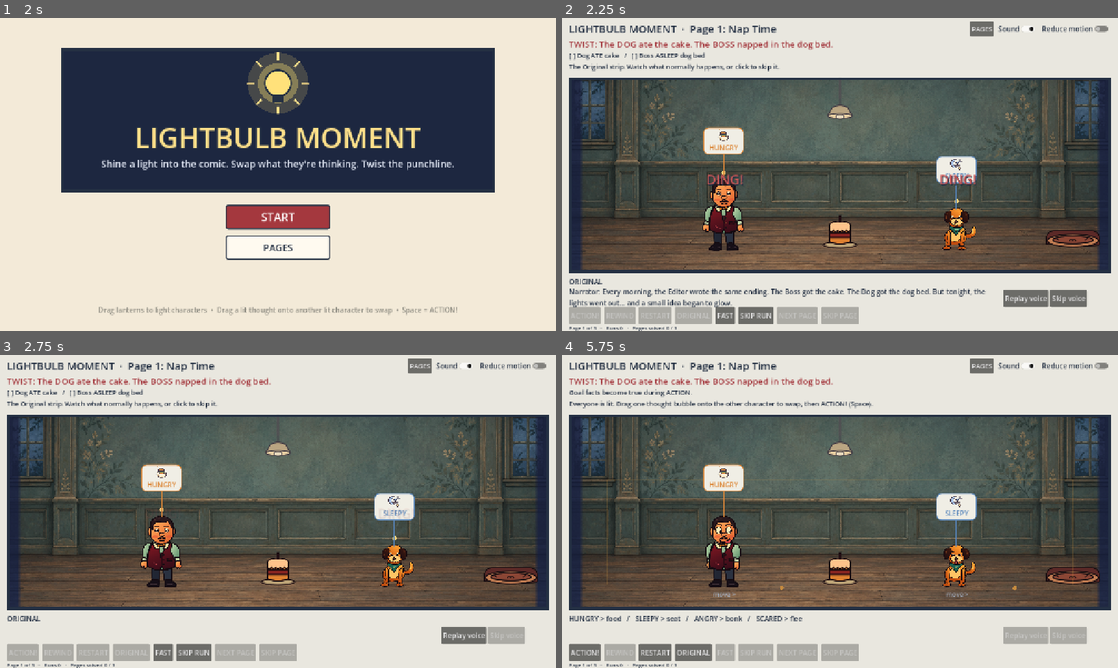
Above: before the commit, frames 1-4 (two rows, left to right).
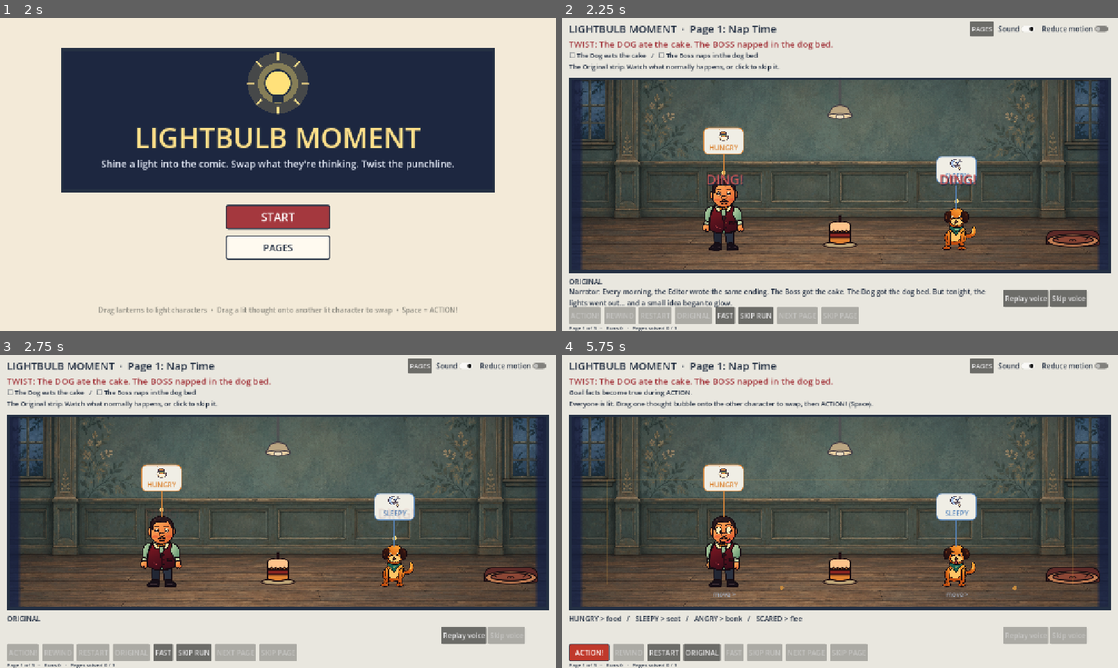
Above: after the commit, the same moments.

Repository: Ayush0098/TGCGameJam
Game: Godot game, scene res://scenes/main.tscn
Same seed, same stepped clock (60 frames per second), same inputs: the game is played once before the commit and once after it.
Inputs:
- Up to frame 1 (2 s): click "Start story" at 0.5 s; click "Start story" at 1.25 s
- Up to frame 2 (2.25 s): click "START" at 2 s
- Up to frame 3 (2.75 s): no input
- Up to frame 4 (5.75 s): click "Replay voice" at 2.75 s; click "Replay voice" at 3.5 s; click "Replay voice" at 4.25 s; click "SKIP RUN" at 5 s

Frame 1 is identical in both runs. In frame 2, 0.3% of the frame differs, in the area x 1-36%, y 10-14%; in frame 3, 0.3%; in frame 4, 1.2%, in the area x 1-55%, y 92-98%.

Commit message:
Add win/fail payoff and readable goal facts
- TWIST! stamp slams onto the twist panel with a shake and DING chord; failures
  get THE END...? plus a 'Still needed' list. Reduced motion skips the tweens.
- Goal facts read as sentences (GoalEvaluator.fact_text) with tick/cross marks.
- The next sensible action (ACTION!, NEXT PAGE or REWIND) is styled as primary.

Co-Authored-By: Claude Opus 5.5 (1M context) <noreply@anthropic.com>

Diff:
--- a/src/core/goal_evaluator.gd
+++ b/src/core/goal_evaluator.gd
@@ -116,3 +116,25 @@
 
 static func _object_name(id: String) -> String:
 	return id.replace("_", " ").to_lower()
+
+
+## Player-facing wording for one goal fact (goal card and result checklist).
+static func fact_text(fact: Dictionary) -> String:
+	var who := _character_name(str(fact.get("character", "")), true)
+	var what := _object_name(str(fact.get("object", "")))
+	match fact.get("type"):
+		"ATE":
+			return "%s eats the %s" % [who, what]
+		"ASLEEP":
+			return ("%s naps in the %s" % [who, what]) if fact.has("object") else "%s falls asleep" % who
+		"BONKED":
+			return "%s bonks %s" % [who, _character_name(str(fact.get("target", "")))]
+		"KO":
+			return "%s gets knocked out" % who
+		"EXITED":
+			return "%s runs out of the comic" % who
+		"UNEATEN":
+			return "Nobody eats the %s" % what
+		"ALL_ACTIVATED":
+			return "Everyone gets a bright idea"
+	return str(fact.get("type", ""))
--- a/src/game/main.gd
+++ b/src/game/main.gd
@@ -75,6 +75,9 @@
 var _pages_button: Button
 var _lanterns_useful := true
 var skipped: Dictionary = {}
+var _stamp: Label
+var _stamp_tween: Tween
+var _missing: Label
 const BEAT_SECONDS := 0.4
 const RECOVERY_SECONDS := 0.45
 const PHASE_TIME := {"DECIDE": 0.04, "MOVE": 0.26, "SWITCHES": 0.27, "BONKS": 0.31, "CLAIMS": 0.35}
@@ -201,6 +204,27 @@
 			_result_stage = view
 			_twist_caption = caption
 	_comparison.hide()
+	_stamp = _label("", 64)
+	_stamp.name = "Stamp"
+	_stamp.horizontal_alignment = HORIZONTAL_ALIGNMENT_CENTER
+	_stamp.vertical_alignment = VERTICAL_ALIGNMENT_CENTER
+	_stamp.size = Vector2(420, 96)
+	_stamp.position = Vector2(745, 168)
+	_stamp.pivot_offset = _stamp.size * 0.5
+	_stamp.add_theme_constant_override("outline_size", 12)
+	_stamp.z_index = 150
+	_stamp.hide()
+	_ui.add_child(_stamp)
+	_missing = _label("", 18)
+	_missing.name = "Missing"
+	_missing.horizontal_alignment = HORIZONTAL_ALIGNMENT_CENTER
+	_missing.position = Vector2(16, 462)
+	_missing.size = Vector2(1248, 56)
+	_missing.autowrap_mode = TextServer.AUTOWRAP_WORD_SMART
+	_missing.add_theme_color_override("font_color", Color("a4383e"))
+	_missing.z_index = 150
+	_missing.hide()
+	_ui.add_child(_missing)
 	_pop = _label("", 15)
 	_pop.hide()
 	_ui.add_child(_pop)
@@ -456,6 +480,7 @@
 	_result_stage.pose(_run.snapshots.back(), _run.plan, knowledge, false)
 	_stage.hide()
 	_comparison.show()
+	_show_payoff(result)
 	if page.id == "page_02" and result.won:
 		_play_voice("narrator_success")
 	_update_buttons()
@@ -465,8 +490,8 @@
 	var labels: Array[String] = []
 	for item in result.facts:
 		var fact: Dictionary = item.fact
-		var mark := "[OK] " if item.met else ("[X] " if mode == "RESULT" else "[ ] ")
-		labels.append(mark + str(fact.get("character", "" )).capitalize() + " " + fact.type + " " + str(fact.get("object", fact.get("target", ""))).replace("_", " "))
+		var mark := "✔ " if item.met else ("✘ " if mode == "RESULT" else "☐ ")
+		labels.append(mark + GOALS.fact_text(fact))
 	_facts.text = "   /   ".join(labels)
 	_facts.add_theme_color_override("font_color", Color("a4383e") if mode == "RESULT" and not result.won else Color("243043"))
 
@@ -595,6 +620,9 @@
 	if completed.size() == PAGE_SCRIPTS.size():
 		_status.text = "Every page solved. Try for different endings!"
 	_update_instructions()
+	_emphasise(_action, mode == "PLAN")
+	_emphasise(_next, mode == "RESULT" and _won_current)
+	_emphasise(_rewind, mode == "RESULT" and not _won_current)
 
 
 func _input(event: InputEvent) -> void:
@@ -666,6 +694,7 @@
 
 func _cancel_presentation() -> void:
 	_hook_drag = -1
+	_hide_payoff()
 	_stop_voice()
 	for player in _players:
 		player.stop()
@@ -872,3 +901,77 @@
 	if _story_waiting:
 		_replay_voice()
 	_update_buttons()
+
+
+func _show_payoff(result: Dictionary) -> void:
+	# Win: TWIST! stamp slams onto the strip. Fail: THE END...? plus what is missing.
+	var won: bool = result.won
+	_stamp.text = "TWIST!" if won else "THE END...?"
+	_stamp.add_theme_font_size_override("font_size", 72 if won else 56)
+	_stamp.add_theme_color_override("font_color", Color("e0453a") if won else Color("f3ead8"))
+	_stamp.add_theme_color_override("font_outline_color", Color("243043"))
+	_stamp.rotation = -0.12 if won else 0.06
+	_stamp.show()
+	var missing: Array[String] = []
+	for item in result.facts:
+		if not item.met:
+			missing.append(GOALS.fact_text(item.fact))
+	if won:
+		_missing.text = ""
+		_missing.hide()
+	else:
+		_missing.text = "Still needed:  " + "   •   ".join(missing) + "\nREWIND keeps your plan so you can adjust it."
+		_missing.show()
+	if is_instance_valid(_stamp_tween):
+		_stamp_tween.kill()
+	if _motion.button_pressed:
+		_stamp.scale = Vector2.ONE
+		_stamp.modulate.a = 1.0
+	else:
+		_stamp.scale = Vector2.ONE * (2.2 if won else 1.5)
+		_stamp.modulate.a = 0.0
+		_stamp_tween = create_tween().set_parallel(true)
+		_stamp_tween.tween_property(_stamp, "scale", Vector2.ONE, 0.22).set_trans(Tween.TRANS_BACK).set_ease(Tween.EASE_OUT)
+		_stamp_tween.tween_property(_stamp, "modulate:a", 1.0, 0.12)
+		if won:
+			var home := _ui.position
+			var shake := create_tween()
+			shake.tween_interval(0.2)
+			for offset in [Vector2(7, -4), Vector2(-6, 5), Vector2(4, 2), Vector2.ZERO]:
+				shake.tween_property(_ui, "position", home + offset, 0.04)
+	if won:
+		for frequency in [523.25, 659.25, 783.99]:
+			_ding(frequency)
+	else:
+		_play_effect("WHIFF")
+
+
+func _hide_payoff() -> void:
+	if is_instance_valid(_stamp_tween):
+		_stamp_tween.kill()
+	if is_instance_valid(_stamp):
+		_stamp.hide()
+	if is_instance_valid(_missing):
+		_missing.hide()
+
+
+func _emphasise(button: Button, primary: bool) -> void:
+	if not is_instance_valid(button):
+		return
+	if not primary:
+		for state in ["normal", "hover", "pressed", "focus"]:
+			button.remove_theme_stylebox_override(state)
+		for state in ["font_color", "font_hover_color", "font_pressed_color", "font_focus_color"]:
+			button.remove_theme_color_override(state)
+		return
+	for state in ["normal", "hover", "pressed", "focus"]:
+		var box := StyleBoxFlat.new()
+		box.bg_color = Color("c0392b").lightened(0.1 if state == "hover" else 0.0)
+		box.border_color = Color("243043")
+		box.set_border_width_all(2)
+		box.set_corner_radius_all(3)
+		box.content_margin_left = 14
+		box.content_margin_right = 14
+		button.add_theme_stylebox_override(state, box)
+	for state in ["font_color", "font_hover_color", "font_pressed_color", "font_focus_color"]:
+		button.add_theme_color_override(state, Color.WHITE)
--- a/src/tests/front_end_test.gd
+++ b/src/tests/front_end_test.gd
@@ -23,9 +23,16 @@
 	check.call("Everyone is lit" in game._instructions.text, "Fully lit page explains the swap directly")
 	var pages: Array = game._progress()
 	check.call(pages[0].unlocked and not pages[1].unlocked and not pages[2].unlocked, "Only the first page is open at the start")
+	game._start_action()
+	game._finish_run()
+	check.call(game._stamp.visible and game._stamp.text == "THE END...?" and game._missing.visible and "The Dog eats the cake" in game._missing.text, "A failed run stamps THE END...? and names what is still needed")
+	check.call(game._rewind.get_theme_stylebox("normal") is StyleBoxFlat and (game._rewind.get_theme_stylebox("normal") as StyleBoxFlat).bg_color == Color("c0392b"), "REWIND is the primary button after a failure")
+	game._return_to_plan()
+	check.call(not game._stamp.visible and not game._missing.visible, "Returning to PLAN clears the result stamp")
 	game._swap("boss", "dog")
 	game._start_action()
 	game._finish_run()
+	check.call(game._stamp.visible and game._stamp.text == "TWIST!" and not game._missing.visible, "A win slams the TWIST! stamp")
 	pages = game._progress()
 	check.call(pages[0].solved and pages[1].unlocked and not pages[2].unlocked, "Solving a page inks it and unlocks the next")
 	game._open_edition()
--- a/src/tests/main_flow_test.gd
+++ b/src/tests/main_flow_test.gd
@@ -69,7 +69,7 @@
 	for i in range(3):
 		game._start_action()
 		game._finish_run()
-		check.call("[X]" in game._facts.text, "Failed result marks unmet facts with X")
+		check.call("✘" in game._facts.text, "Failed result marks unmet facts with a cross")
 		game._return_to_plan()
 	check.call(game.failures == 3 and not game._skip_page.disabled, "Skip page unlocks after three actual failures")
 	check.call(game._next.disabled, "A past win does not enable NEXT on a later failed result")
